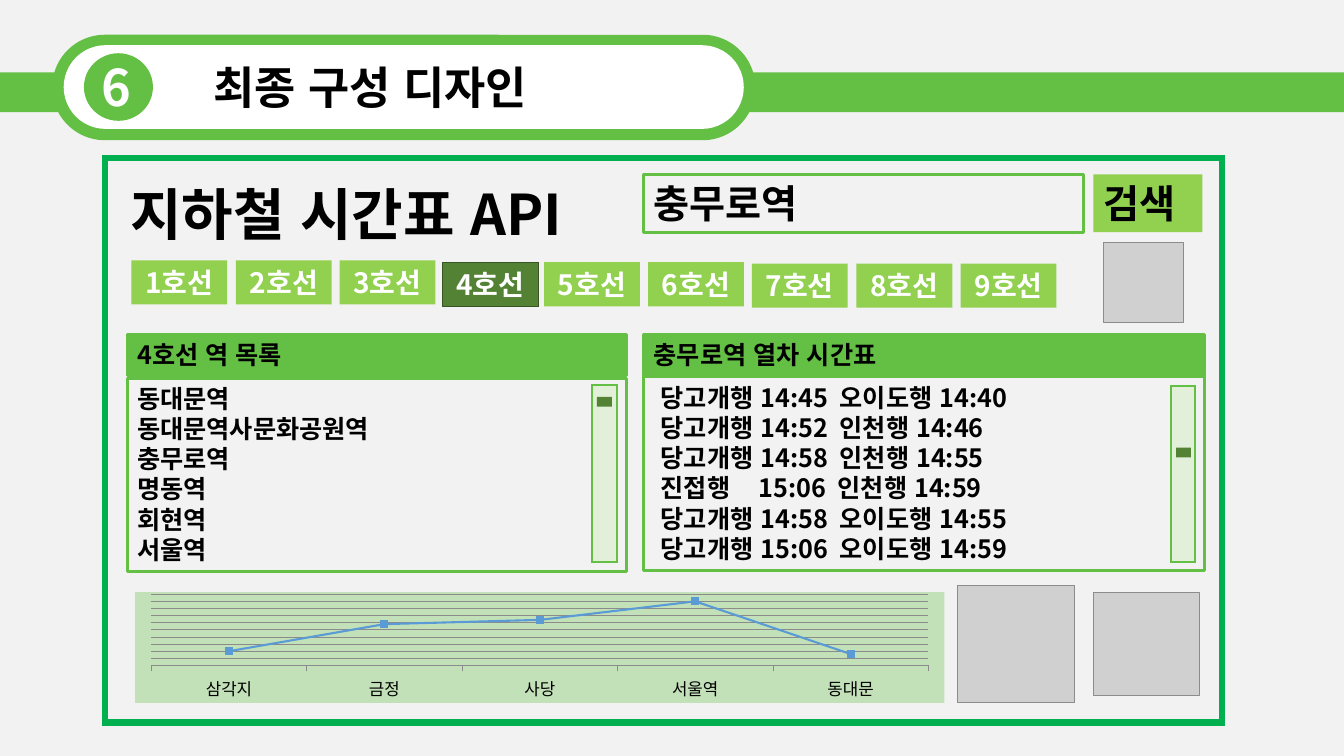
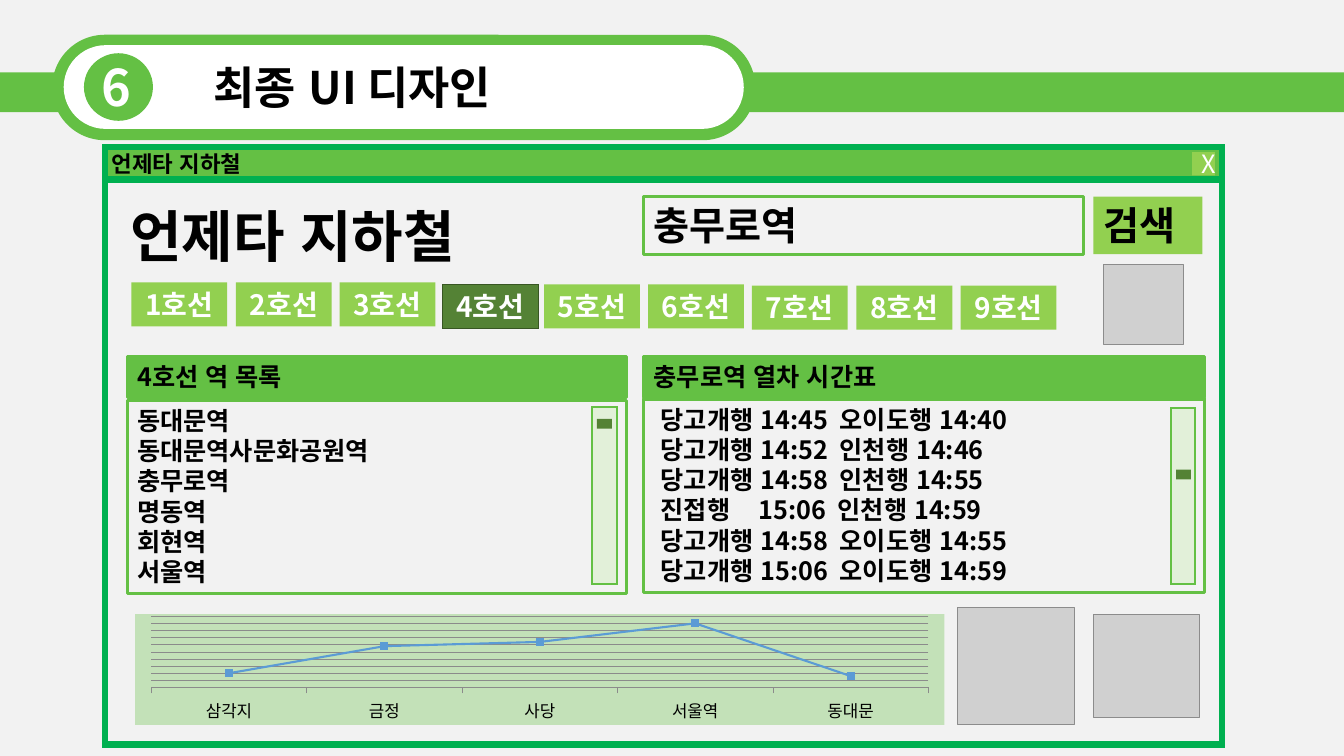
Before and after one commit to dev-kkyu/scriptlang, a slide deck: slide 8 of 기획발표_최종.pptx. Drawn at 1344x756 pixels with LibreOffice and Linux fonts; fonts in the diff are those of the drawing; grey boxes stand for pictures. Boxes give left, top, right and bottom in pixels: in the first picture for what was removed or moved away, otherwise in the second. Text is boxed around its words. In the diff, an @@ line names an element or a change of style, - is before the commit and + after.

```diff
--- a/기획발표_최종.pptx
+++ b/기획발표_최종.pptx
@@ text at [214,66,491,108]: text changed @@
-최종 구성 디자인
+최종 UI 디자인
@@ rectangle added at [105,147,1222,178], fill #64C044, outline #00B050 4.5 pt @@
@@ text added at [112,153,242,178], 16 pt, text #000000, bold @@
+언제타 지하철
@@ rectangle added at [1193,152,1216,175], fill #92D050, 18 pt, text #FFFFFF @@
+X
@@ rectangle "충무로역": place and size @@
-rectangle "충무로역" at [644,174,1084,232]
+rectangle "충무로역" at [644,197,1084,254]
@@ rectangle "검색": place and size @@
-rectangle "검색" at [1094,174,1203,232]
+rectangle "검색" at [1094,197,1203,254]
@@ text at [130,210,454,262]: text changed @@
-지하철 시간표 API
+언제타 지하철
@@ 18 rectangles, 3 pictures, 1 line chart: place and size @@
-18 rectangles, 3 pictures, 1 line chart at [105,157,1222,722]
+18 rectangles, 3 pictures, 1 line chart at [105,179,1222,744]
```
Also in this commit, not shown: 3 other slides changed, 1 slide added.
